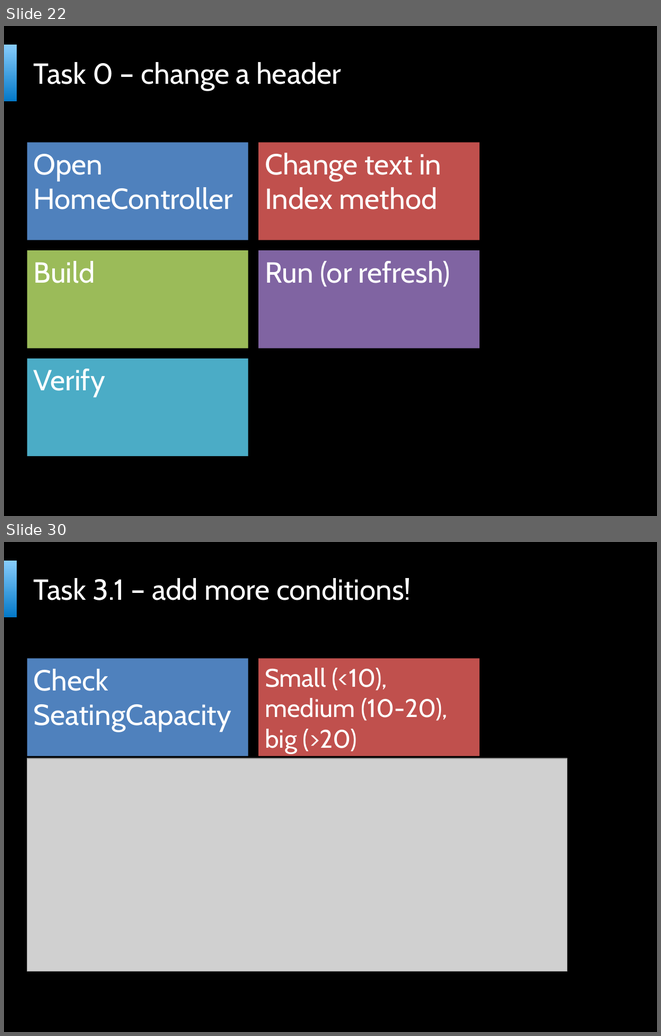
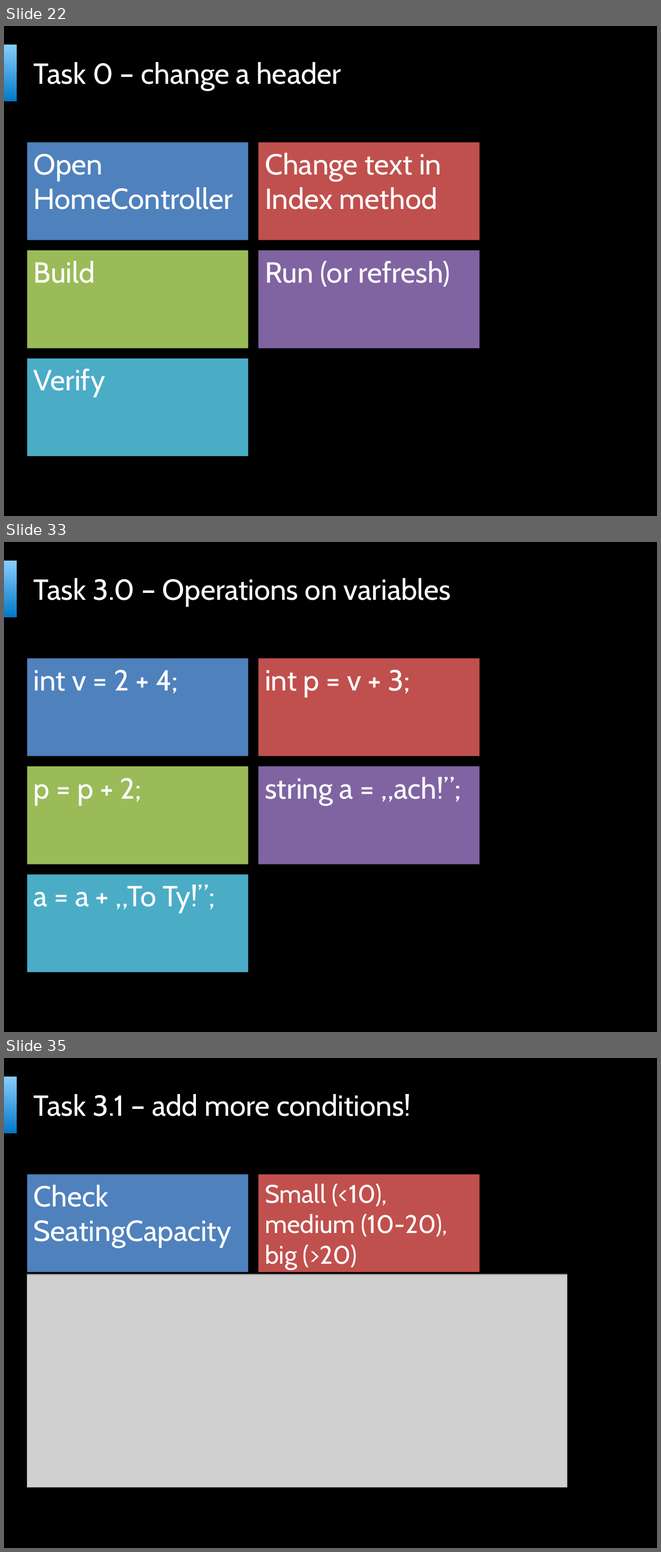
Before and after one commit to bartekwasielak/Presentation, a slide deck: Programming Made Easy.pptx. Shown one above the other, each under a label of ours: slides 22 and 30 before the commit, slides 22, 33 and 35 after it; the slides between them are not shown. The pictures are 661x1036 and 661x1552 pixels, drawn with LibreOffice and Linux fonts; fonts in the diff are those of the drawing; grey boxes stand for pictures; background and template pictures are left out. Boxes give left, top, right and bottom in pixels: in the first picture for what was removed or moved away, otherwise in the second. Text is boxed around its words. In the diff, an @@ line names an element or a change of style, - is before the commit and + after.

```diff
--- a/Programming Made Easy.pptx
+++ b/Programming Made Easy.pptx
@@ slide 33 added at [4, 542, 657, 1032], background picture (left out); not listed: 2 template elements that a slide beside it also shows @@
@@ title added at [34, 578, 451, 607], 32 pt, text #FFFFFF @@
+Task 3.0 – Operations on variables
@@ text added at [27, 658, 248, 756], fill #4F81BD, 32 pt, text #FFFFFF @@
+int v = 2 + 4;
@@ text added at [258, 658, 480, 756], fill #C0504D, 32 pt, text #FFFFFF @@
+int p = v + 3;
@@ text added at [27, 767, 248, 865], fill #9BBB59, 32 pt, text #FFFFFF @@
+p = p + 2;
@@ text added at [258, 767, 480, 865], fill #8064A2, 32 pt, text #FFFFFF @@
+string a = „ach!”;
@@ text added at [27, 874, 248, 972], fill #4BACC6, 32 pt, text #FFFFFF @@
+a = a + „To Ty!”;
@@ what was slide 30 is now slide 35 @@
```
Also in this commit, not shown: 16 slides changed, 4 other slides added, 1 slide removed, 1 other file.
